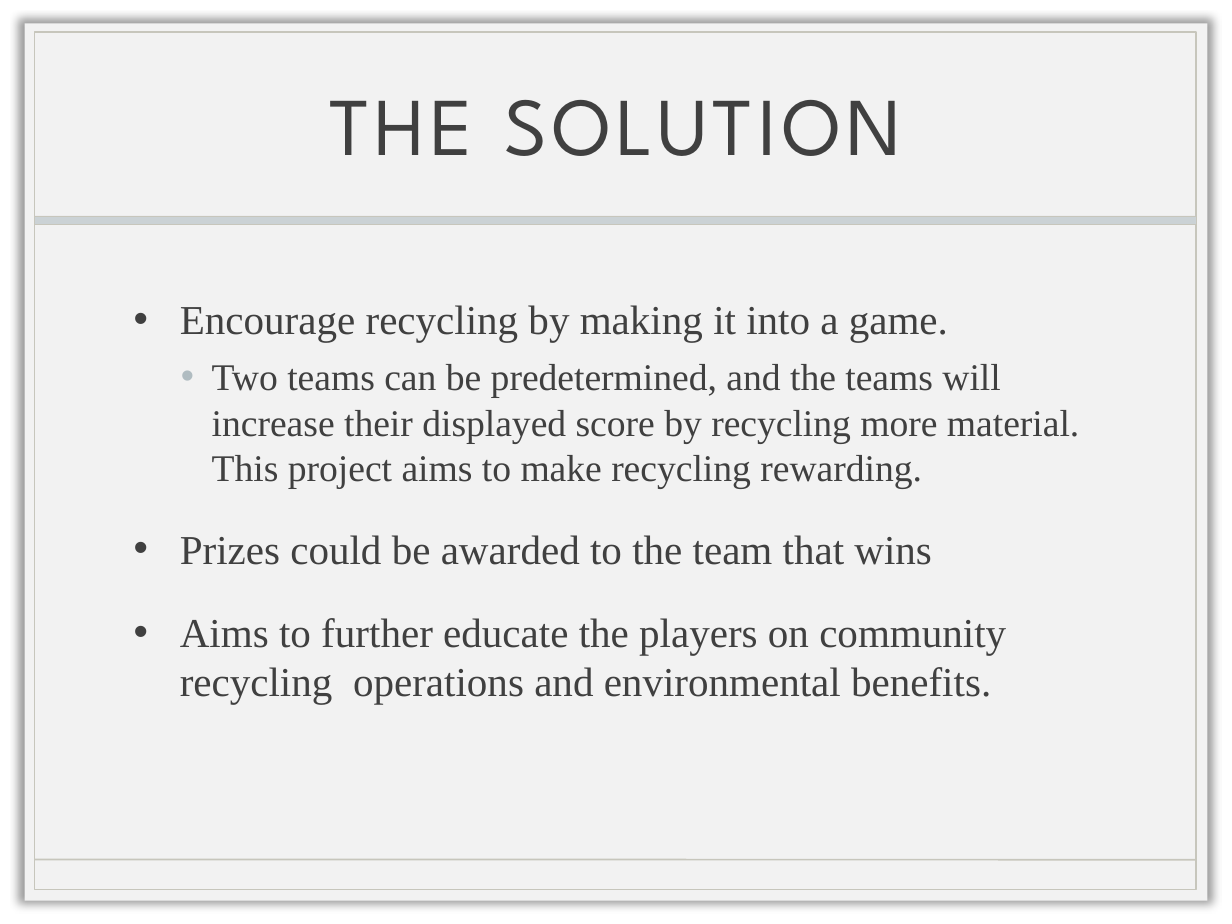
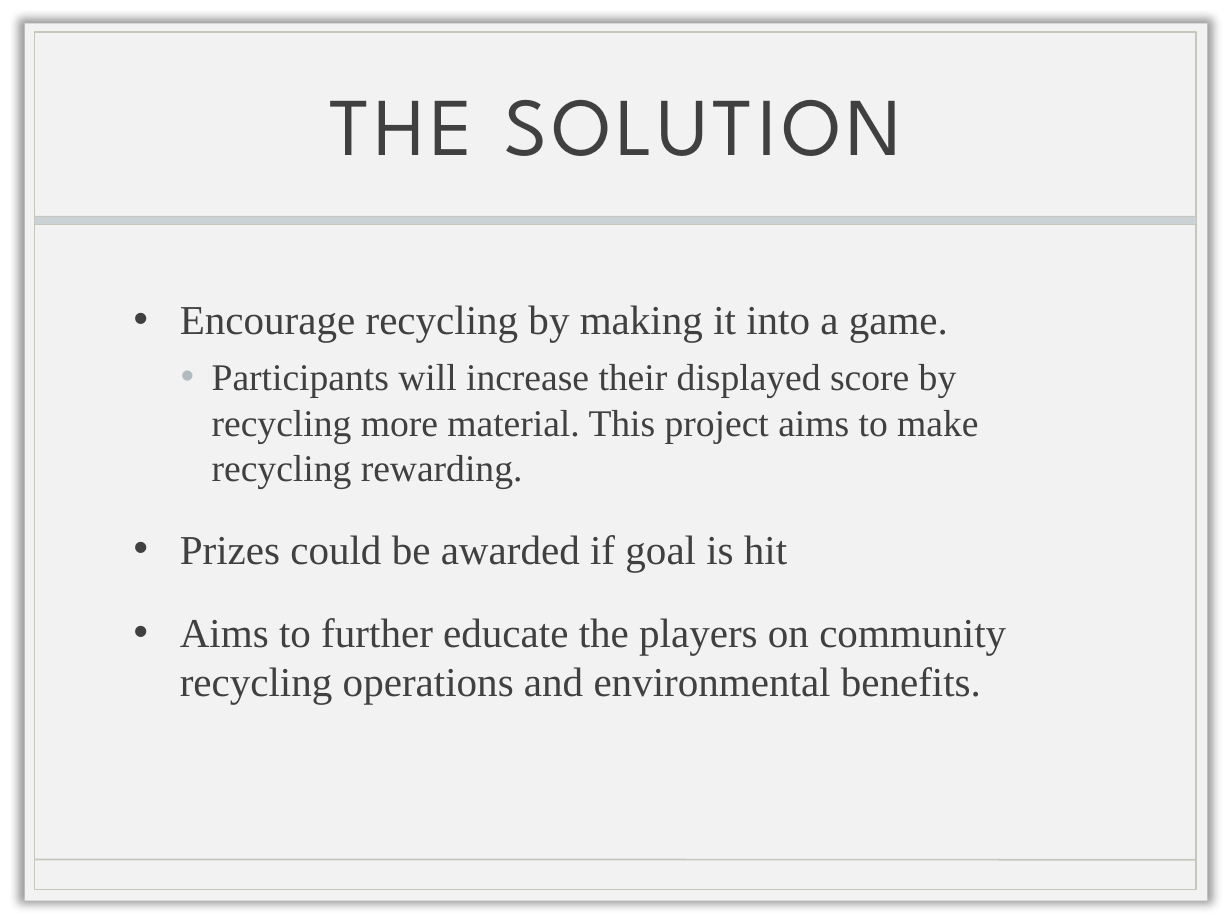
Before and after one commit to joestoica/Making-for-Good-Final-Project, a slide deck: slide 4 of Status Presentation.pptx. Drawn at 1232x924 pixels with LibreOffice and Linux fonts; fonts in the diff are those of the drawing; background and template pictures are left out. Boxes give left, top, right and bottom in pixels: in the first picture for what was removed or moved away, otherwise in the second. Text is boxed around its words. In the diff, an @@ line names an element or a change of style, - is before the commit and + after.

Commit message:
Updated slides.

```diff
--- a/Status Presentation.pptx
+++ b/Status Presentation.pptx
@@ text at [180, 364, 978, 571]: text changed @@
-  • Two teams can be predetermined, and the teams will increase their displayed score by recycling more material. This project aims to make recycling rewarding.
-• Prizes could be awarded to the team that wins
+  • Participants will increase their displayed score by recycling more material. This project aims to make recycling rewarding.
+• Prizes could be awarded if goal is hit
```
Also in this commit, not shown: 3 other slides changed.
